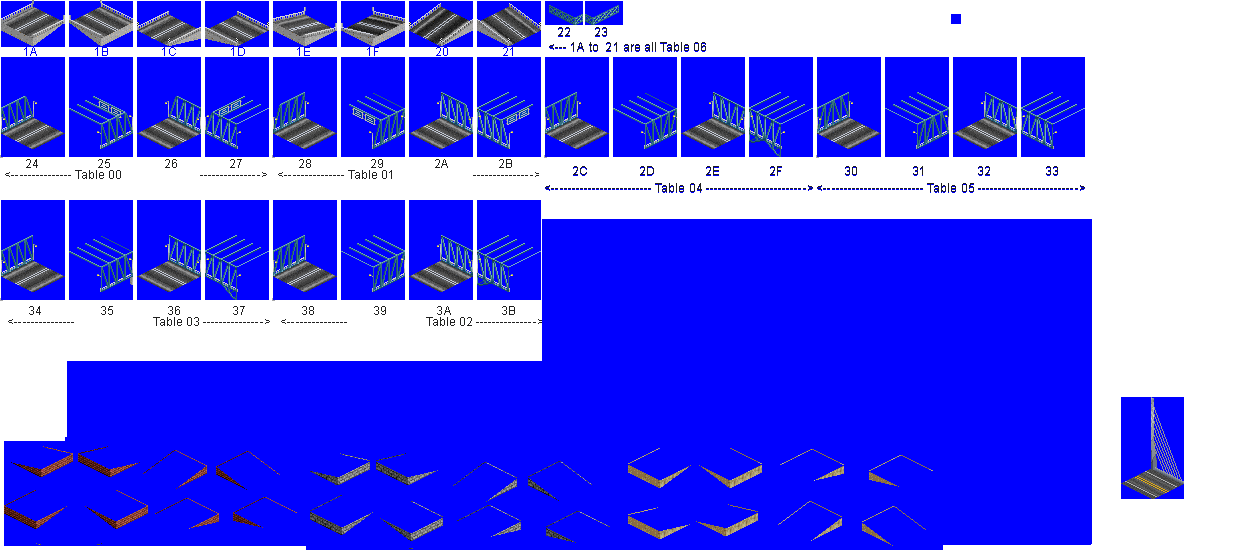
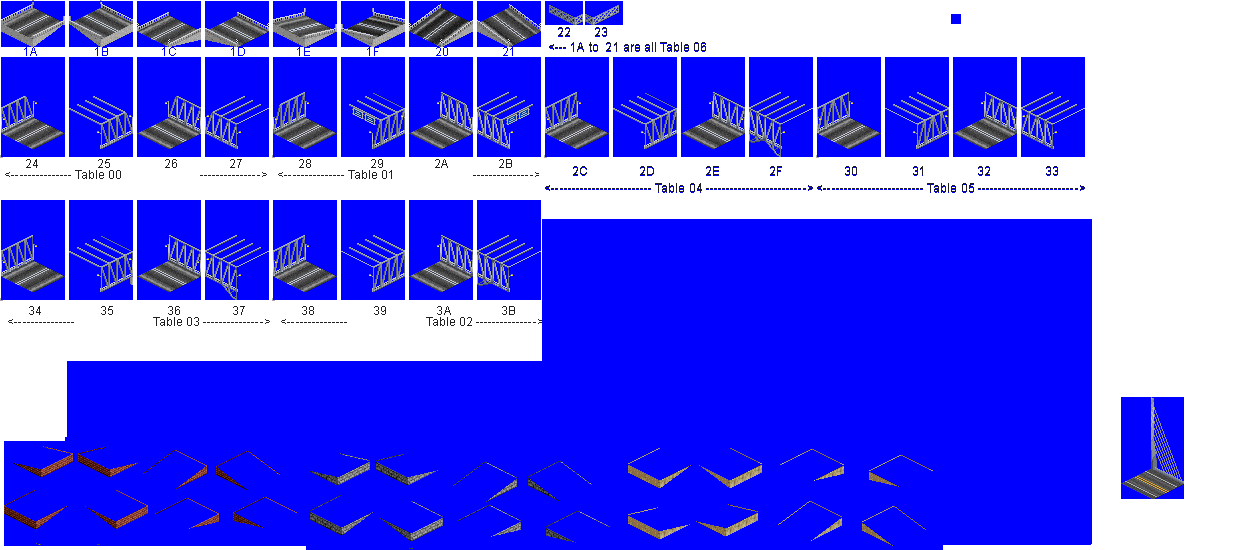
Before/after of a 1234×550 layered artwork. What changed in the layer stack:
painted on "streetlamps" over [205, 115, 1022, 273]
painted on "main truss" over [1, 5, 1085, 292]
painted on "arches copy" over [220, 133, 781, 300]
painted on "road base" over [1, 1, 541, 118]
